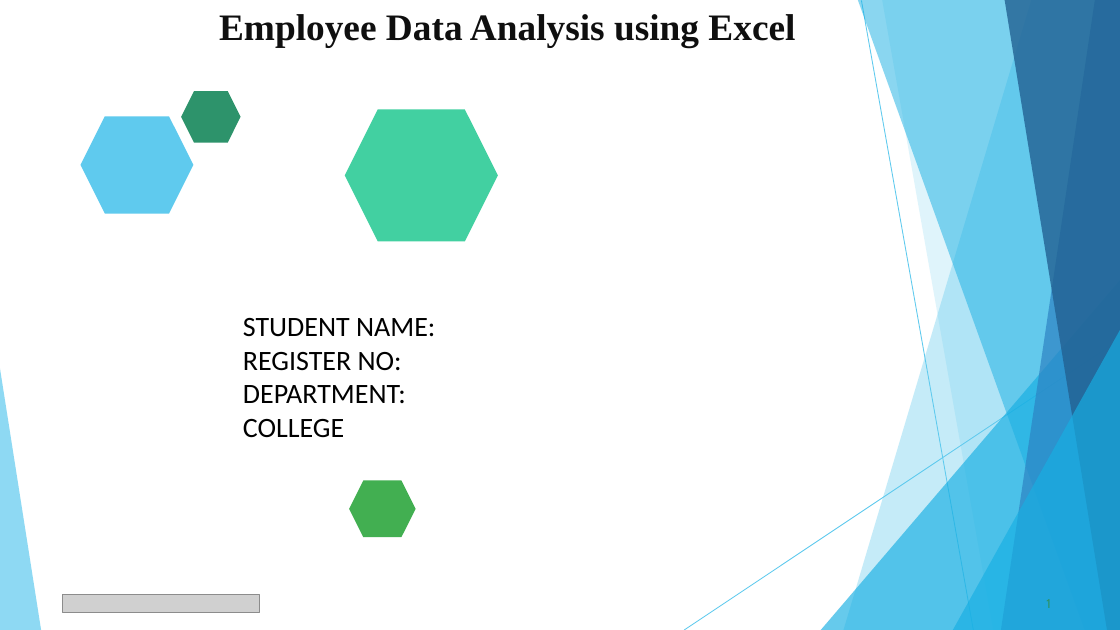
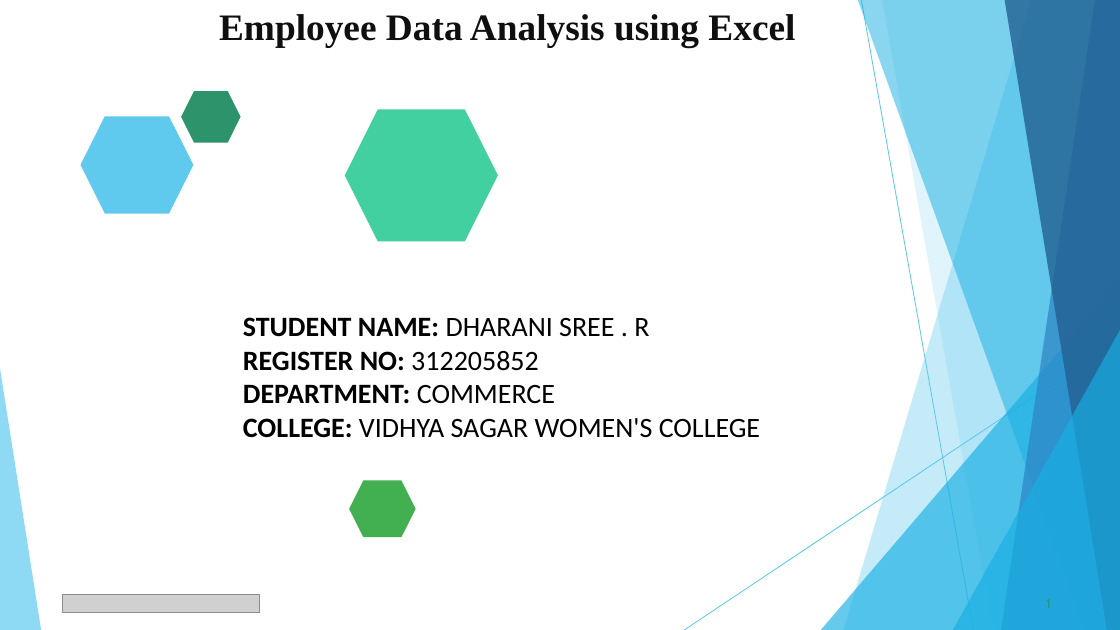
Before and after one commit to Dharanisreeravi/TNDSC-DA-EXCEL, a slide deck: slide 1 of naan mudalvan ppt.pptx. Drawn at 1120x630 pixels with LibreOffice and Linux fonts; fonts in the diff are those of the drawing; grey boxes stand for pictures. Boxes give left, top, right and bottom in pixels: in the first picture for what was removed or moved away, otherwise in the second. Text is boxed around its words. In the diff, an @@ line names an element or a change of style, - is before the commit and + after.

```diff
--- a/naan mudalvan ppt.pptx
+++ b/naan mudalvan ppt.pptx
@@ text at (243,317,760,438): text changed @@
-STUDENT NAME:
-REGISTER NO:
-DEPARTMENT:
-COLLEGE
+STUDENT NAME: DHARANI SREE . R
+REGISTER NO: 312205852
+DEPARTMENT: COMMERCE
+COLLEGE: VIDHYA SAGAR WOMEN'S COLLEGE
```
